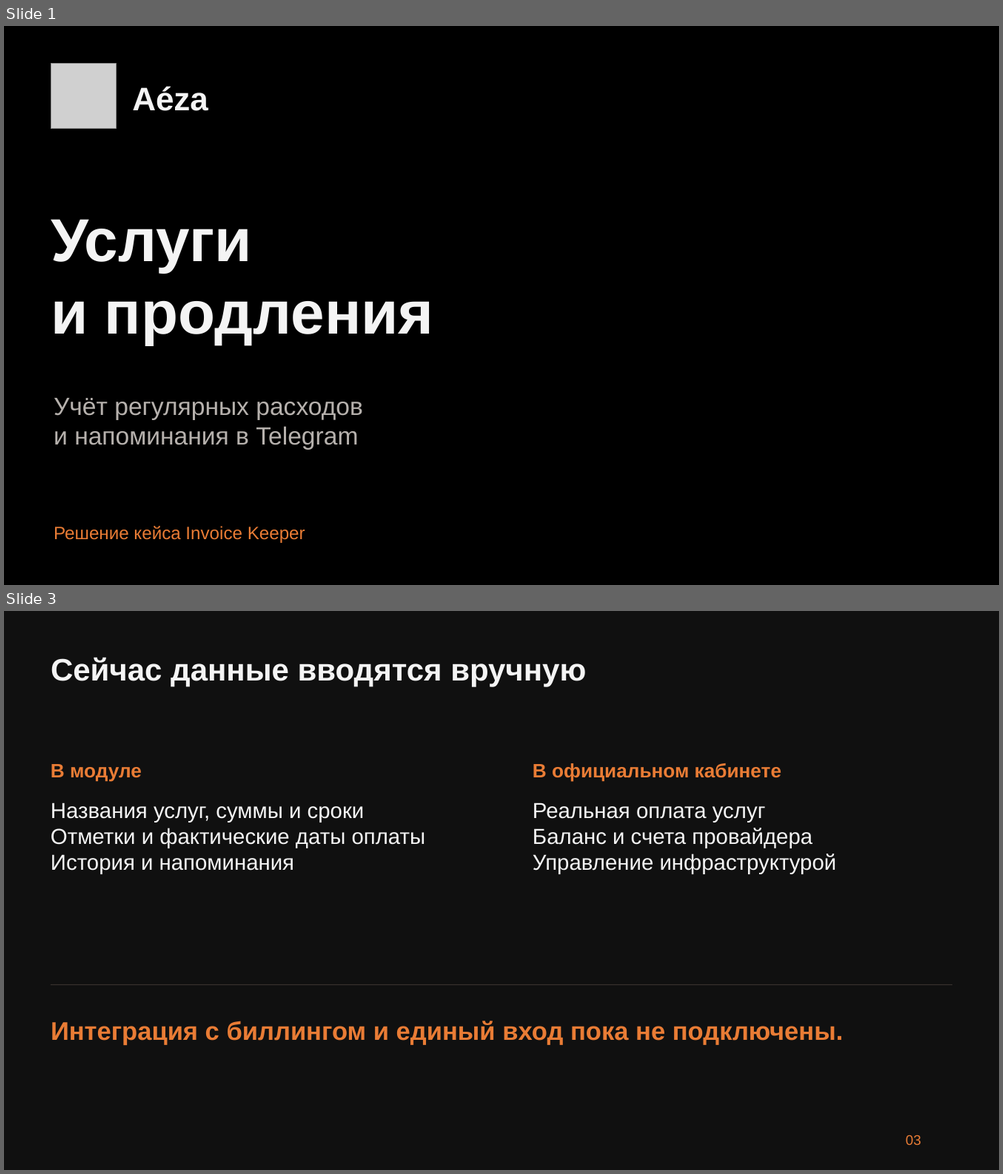
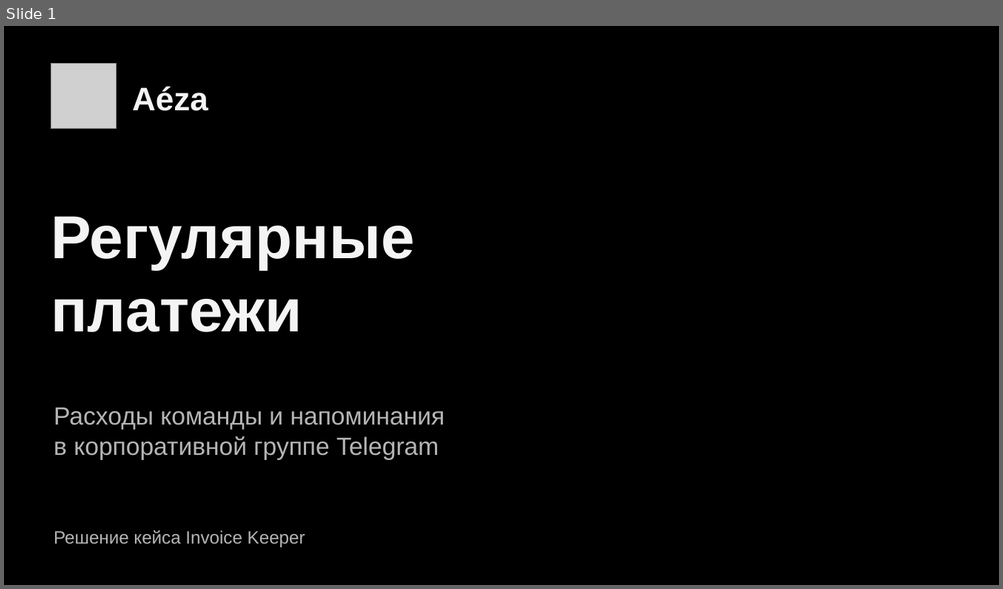
Before and after one commit to MadSparr0w0/aeza-renewals, a slide deck: deliverables/Rex_aeza_InvoiceKeeper.pptx. Shown one above the other, each under a label of ours: slides 1 and 3 before the commit, slide 1 after it; the slides between them are not shown. The pictures are 1003x1174 and 1003x589 pixels, drawn with LibreOffice and Linux fonts; fonts in the diff are those of the drawing; grey boxes stand for pictures. Boxes give left, top, right and bottom in pixels: in the first picture for what was removed or moved away, otherwise in the second. Text is boxed around its words. In the diff, an @@ line names an element or a change of style, - is before the commit and + after.

```diff
--- a/deliverables/Rex_aeza_InvoiceKeeper.pptx
+++ b/deliverables/Rex_aeza_InvoiceKeeper.pptx
@@ slide 3 removed at bbox=[4, 611, 999, 1170], background #101010 @@
@@ text removed at bbox=[51, 657, 586, 686] @@
-Сейчас данные вводятся вручную
@@ text removed at bbox=[51, 764, 142, 782] @@
-В модуле
@@ text removed at bbox=[532, 763, 781, 782] @@
-В официальном кабинете
@@ text removed at bbox=[51, 803, 426, 874] @@
-Названия услуг, суммы и сроки
-Отметки и фактические даты оплаты
-История и напоминания
@@ text removed at bbox=[532, 803, 836, 874] @@
-Реальная оплата услуг
-Баланс и счета провайдера
-Управление инфраструктурой
@@ rectangle removed at bbox=[51, 985, 951, 985] @@
@@ text removed at bbox=[51, 1021, 843, 1045] @@
-Интеграция с биллингом и единый вход пока не подключены.
@@ text removed at bbox=[905, 1136, 921, 1145] @@
-03
@@ slide 1 changed as well @@
@@ text at bbox=[51, 216, 415, 332]: text changed @@
-Услуги
-и продления
+Регулярные
+платежи
@@ text at bbox=[54, 408, 445, 460]: text changed; text colour #B6B1AD to #B5B5B5 @@
-Учёт регулярных расходов
-и напоминания в Telegram
+Расходы команды и напоминания
+в корпоративной группе Telegram
@@ text "Решение кейса Invoice Keeper" at bbox=[54, 531, 305, 548]: text colour #E97C35 to #B5B5B5 @@
```
Also in this commit, not shown: 6 other slides changed, 8 slides added, 7 other slides removed, 9 other files.
